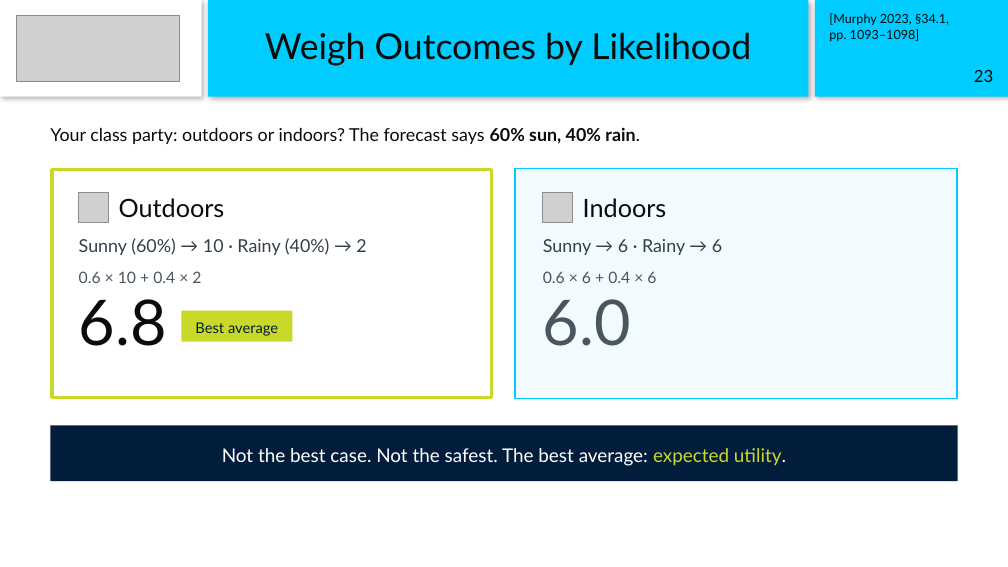
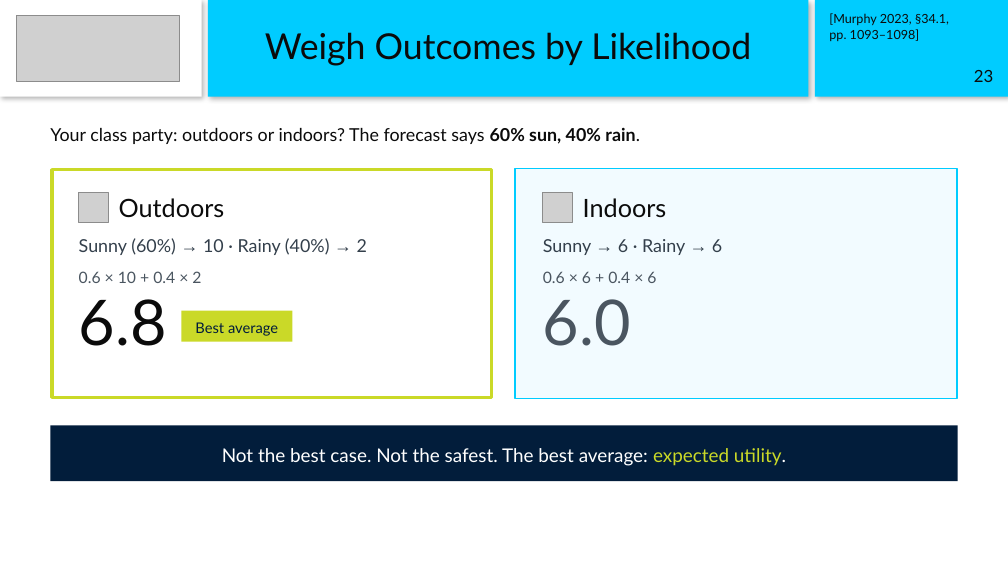
Before and after one commit to karpit0499/teaching, a slide deck: slide 23 of 2026-11-09_gisma_intelligent-agents-lecture/slides/session-1_theory/Session1_Intelligent_Agents_Theory.pptx. Drawn at 1008x567 pixels with LibreOffice and Linux fonts; fonts in the diff are those of the drawing; grey boxes stand for pictures. Boxes give left, top, right and bottom in pixels: in the first picture for what was removed or moved away, otherwise in the second. Text is boxed around its words. In the diff, an @@ line names an element or a change of style, - is before the commit and + after.

```diff
--- a/2026-11-09_gisma_intelligent-agents-lecture/slides/session-1_theory/Session1_Intelligent_Agents_Theory.pptx
+++ b/2026-11-09_gisma_intelligent-agents-lecture/slides/session-1_theory/Session1_Intelligent_Agents_Theory.pptx
@@ text "Sunny (60%) → 10 · ..." at [79,238,367,255]: font Lato to Arial in "→ →" @@
@@ text "Sunny → 6 · Rainy ..." at [543,239,722,255]: font Lato to Arial in "→ →" @@
```
Also in this commit, not shown: 9 other slides changed, 9 other files.
